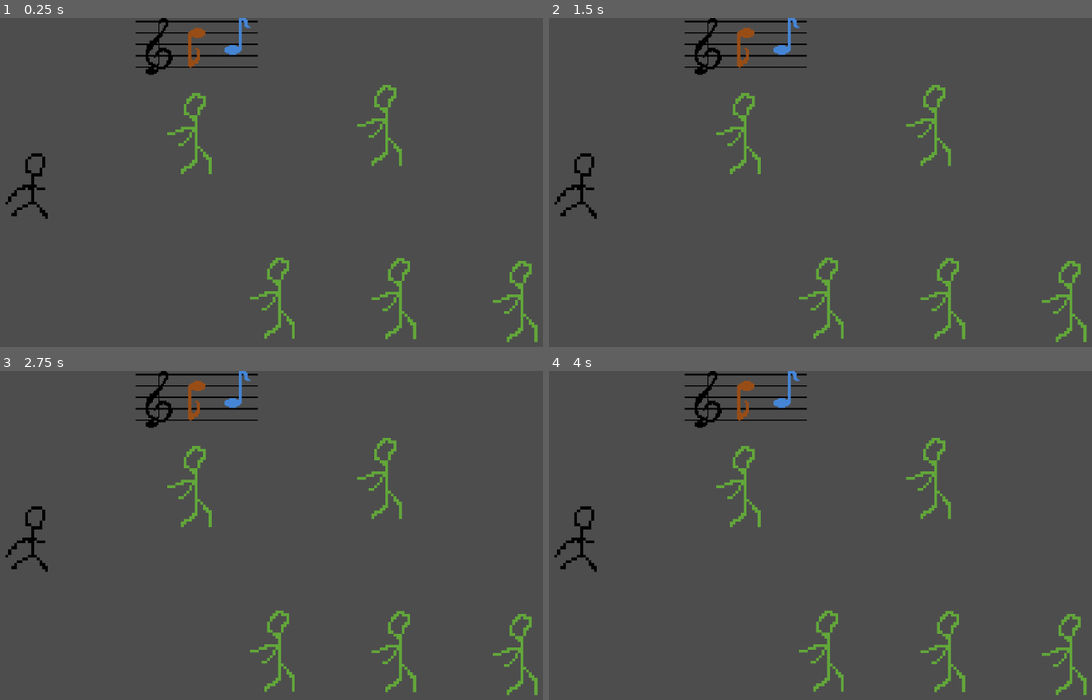
Above: before the commit, frames 1-4 (two rows, left to right).
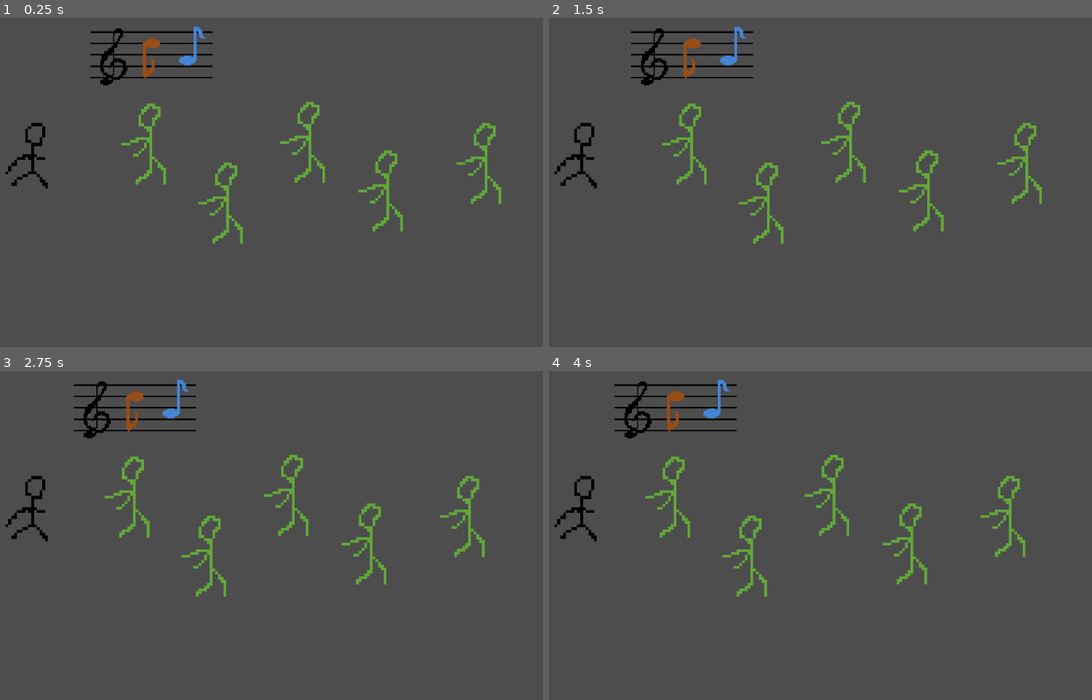
Above: after the commit, the same moments.

Repository: HackrDonut/Chromatic_Harmony_Project
Game: Godot game, scene res://main.tscn
Same seed, same stepped clock (60 frames per second), same inputs: the game is played once before the commit and once after it.
Inputs:
- Up to frame 1 (0.25 s): no input
- Up to frame 2 (1.5 s): tap Enter at 0.5 s; tap A (A_press) at 0.6 s; tap ' (Apos_press) at 1.35 s
- Up to frame 3 (2.75 s): tap D (D_press) at 2.1 s
- Up to frame 4 (4 s): tap F (F_press) at 2.85 s; tap G (G_press) at 3.6 s

The runs differ from the first frame. In frame 1, 6.4% of the frame differs, in the area x 1-99%, y 0-99%; in frame 2, 6.5%; in frame 3, 6.5%; in frame 4, 6.6%.

Commit message:
Complete Level 1
It looks mad ugly, but level 1 works!

Diff:
--- /dev/null
+++ b/death_screen.tscn
@@ -0,0 +1,11 @@
+[gd_scene format=3 uid="uid://bhpy3f4jsv71g"]
+
+[node name="death_screen" type="Node2D"]
+
+[node name="Label" type="Label" parent="."]
+offset_left = 381.0
+offset_top = 252.0
+offset_right = 714.0
+offset_bottom = 324.0
+theme_override_font_sizes/font_size = 50
+text = "YOU DIED !!!!!!"
--- a/enemy_zombie.gd
+++ b/enemy_zombie.gd
@@ -43,6 +43,8 @@
 		note = "E2"
 	elif rand == 10:
 		note = "F2"
+	elif rand != 0 and rand != 1 and rand != 2 and rand != 3 and rand != 4 and rand != 5 and rand != 6 and rand != 7 and rand != 8 and rand != 9 and rand != 10:
+		note = "F2"
 
 	if rand2 == 0: # This will decide what note the second note will be.
 		note2 = "C1"
@@ -66,6 +68,8 @@
 		note2 = "E2"
 	elif rand2 == 10:
 		note2 = "F2"
+	elif rand2 != 1 and rand2 != 2 and rand2 != 3 and rand2 != 4 and rand2 != 5 and rand2 != 6 and rand2 != 7 and rand2 != 8 and rand2 != 9 and rand2 != 10 and rand2 != 0:
+		note2 = "F2"
 
 	if note == "C1": # This will make the right note appear for note 1.
 		nsprite.frame = 8
@@ -115,9 +119,8 @@
 
 	enem_key.append(note)
 	enem_key.append(note2)
-	print(enem_key)
-
-# func _input(event):
+	# print(enem_key)
+
 #	if event is InputEventKey and event.pressed:
 #		if event.keycode == KEY_A:
 #			player_input == "C1"
@@ -144,6 +147,7 @@
 
 # Called every frame. 'delta' is the elapsed time since the previous frame.
 func _process(delta):
+	position.x += -.2
 	if focus == false:
 		nsprite.visible = false
 		nsprite2.visible = false
@@ -176,12 +180,15 @@
 		player_input = "E2"
 	elif Input.is_action_just_pressed("Apos_press"):
 		player_input = "F2"
+
+
+
 	if focus == true:
 		if note1_clear == false:
 			if player_input == note:
+				player_input = ""
 				note1_clear = true
 				nsprite.frame = 7
-				player_input = ""
 		if note1_clear == true and note2_clear == false:
 			if player_input == note2:
 				note2_clear = true
@@ -190,3 +197,6 @@
 		if note2_clear == true:
 			focus = false
 			self.visible = false
+
+	# if player_input != "":
+		# print(player_input)
--- a/enemy_zombie.tscn
+++ b/enemy_zombie.tscn
@@ -1,9 +1,13 @@
-[gd_scene load_steps=5 format=3 uid="uid://uexmrl84c1eb"]
+[gd_scene load_steps=6 format=3 uid="uid://uexmrl84c1eb"]
 
 [ext_resource type="Texture2D" uid="uid://6hdjtfttly5k" path="res://zombie.png" id="1_exkmv"]
 [ext_resource type="Script" path="res://enemy_zombie.gd" id="2_pn0yc"]
 [ext_resource type="Texture2D" uid="uid://ckspj60dejhs4" path="res://staffnotes (2).png" id="3_tcok4"]
 [ext_resource type="Script" path="res://Random_Note.gd" id="4_guo1b"]
+
+[sub_resource type="CapsuleShape2D" id="CapsuleShape2D_epkfb"]
+radius = 12.4444
+height = 40.2963
 
 [node name="Enemy_Zombie" type="Sprite2D"]
 position = Vector2(12, 20)
@@ -35,3 +39,9 @@
 hframes = 7
 vframes = 6
 frame = 21
+
+[node name="Area2D" type="Area2D" parent="."]
+
+[node name="hurt" type="CollisionShape2D" parent="Area2D"]
+position = Vector2(2.37037, 0)
+shape = SubResource("CapsuleShape2D_epkfb")
--- a/main.gd
+++ b/main.gd
@@ -8,6 +8,11 @@
 	get_node("Enemy_Zombie3").focus = false
 	get_node("Enemy_Zombie4").focus = false
 	get_node("Enemy_Zombie5").focus = false
+	# print(get_node("Enemy_Zombie").enem_key)
+	# print(get_node("Enemy_Zombie2").enem_key)
+	# print(get_node("Enemy_Zombie3").enem_key)
+	# print(get_node("Enemy_Zombie4").enem_key)
+	# print(get_node("Enemy_Zombie5").enem_key)
 
 
 # Called every frame. 'delta' is the elapsed time since the previous frame.
@@ -15,7 +20,18 @@
 	if get_node("Enemy_Zombie").focus == false:
 		get_node("Enemy_Zombie2").focus = true
 
-	if get_node("Enemy_Zombie").focus == false and get_node("Enemy_Zombie2").focus == false:
+	if get_node("Enemy_Zombie").focus == false and get_node("Enemy_Zombie2").visible == false:
 		get_node("Enemy_Zombie3").focus = true
 
-	print(get_node("Enemy_Zombie2").focus)
+	if get_node("Enemy_Zombie").focus == false and get_node("Enemy_Zombie2").visible == false and get_node("Enemy_Zombie3").visible == false:
+		get_node("Enemy_Zombie4").focus = true
+
+	if get_node("Enemy_Zombie").focus == false and get_node("Enemy_Zombie2").visible == false and get_node("Enemy_Zombie3").visible == false and get_node("Enemy_Zombie4").visible == false:
+		get_node("Enemy_Zombie5").focus = true
+
+	if get_node("Enemy_Zombie").focus == false and get_node("Enemy_Zombie2").visible == false and get_node("Enemy_Zombie3").visible == false and get_node("Enemy_Zombie4").visible == false and get_node("Enemy_Zombie5").visible == false:
+		get_node("vic_label").visible = true
+
+func _on_area_2d_area_entered(area):
+	if area.get_parent().visible == true:
+		print("YOU ARE DEAD!")
--- a/main.tscn
+++ b/main.tscn
@@ -1,28 +1,49 @@
-[gd_scene load_steps=4 format=3 uid="uid://de471rbo3pw0k"]
+[gd_scene load_steps=5 format=3 uid="uid://de471rbo3pw0k"]
 
 [ext_resource type="Script" path="res://main.gd" id="1_coq2m"]
 [ext_resource type="Texture2D" uid="uid://bo1w763cjgme1" path="res://guy_standing.png" id="2_8sus1"]
 [ext_resource type="PackedScene" uid="uid://uexmrl84c1eb" path="res://enemy_zombie.tscn" id="2_cs4gp"]
 
+[sub_resource type="CapsuleShape2D" id="CapsuleShape2D_r6di0"]
+
 [node name="Main" type="Node2D"]
+position = Vector2(0, -3)
 script = ExtResource("1_coq2m")
 
 [node name="Me" type="Sprite2D" parent="."]
-position = Vector2(151, 302)
+position = Vector2(151, 250)
 scale = Vector2(5.14063, 5.14063)
 texture = ExtResource("2_8sus1")
 
+[node name="Area2D" type="Area2D" parent="Me"]
+
+[node name="HurtBox" type="CollisionShape2D" parent="Me/Area2D"]
+position = Vector2(-3.30699, 0)
+shape = SubResource("CapsuleShape2D_r6di0")
+
 [node name="Enemy_Zombie5" parent="." instance=ExtResource("2_cs4gp")]
-position = Vector2(1012, 521)
+position = Vector2(950, 274)
 
 [node name="Enemy_Zombie4" parent="." instance=ExtResource("2_cs4gp")]
-position = Vector2(792, 516)
+position = Vector2(772, 324)
 
 [node name="Enemy_Zombie3" parent="." instance=ExtResource("2_cs4gp")]
-position = Vector2(767, 202)
+position = Vector2(631, 236)
 
 [node name="Enemy_Zombie2" parent="." instance=ExtResource("2_cs4gp")]
-position = Vector2(573, 515)
+position = Vector2(482, 346)
 
 [node name="Enemy_Zombie" parent="." instance=ExtResource("2_cs4gp")]
-position = Vector2(422, 217)
+position = Vector2(343, 239)
+
+[node name="vic_label" type="Label" parent="."]
+visible = false
+offset_left = 338.0
+offset_top = 148.0
+offset_right = 937.0
+offset_bottom = 292.0
+theme_override_font_sizes/font_size = 50
+text = "VICTORY!!!!!!!!!!!!
+(press enter to continue)"
+
+[connection signal="area_entered" from="Me/Area2D" to="." method="_on_area_2d_area_entered"]
